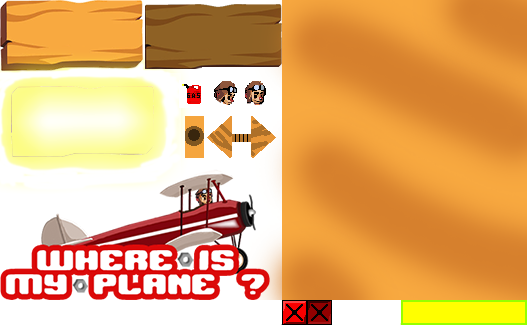
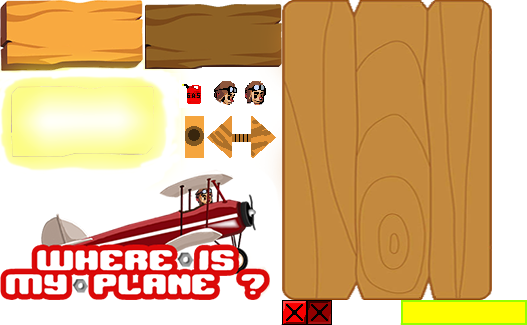
Layer changes from the first (527, 325) image to the second:
added layer "Capa 2" above "Capa 3" over [282, 0, 492, 300]
painted on "Forma 1 copia" over [0, 0, 527, 300]
